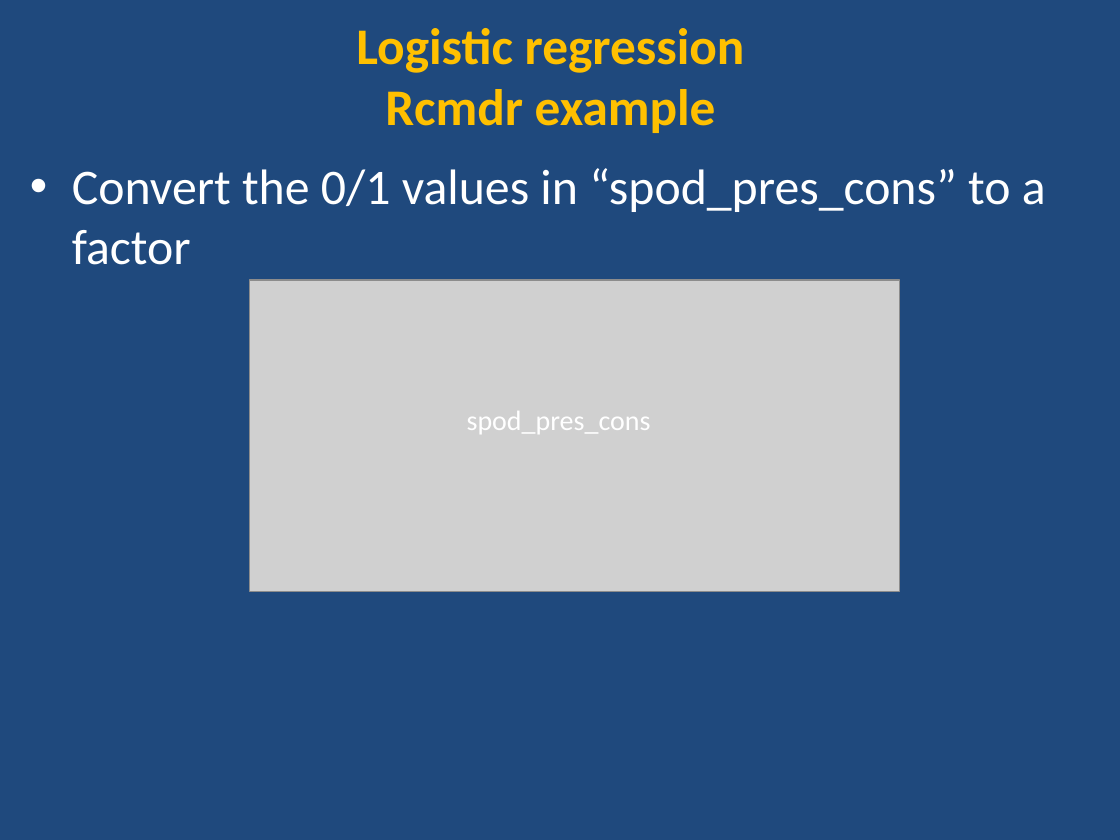
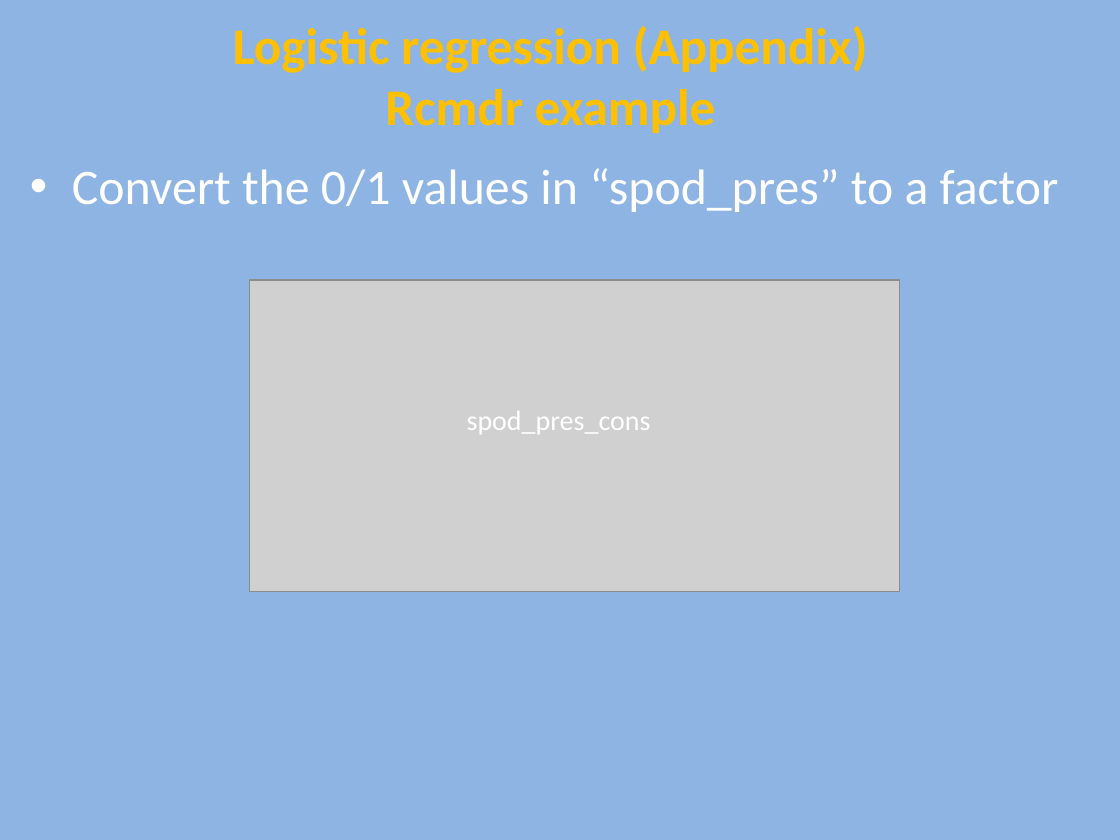
Before and after one commit to ncss-tech/stats_for_soil_survey, a slide deck: slide 25 of presentations/logistic_regression/Logistic.pptx (slide 12 before the commit). Drawn at 1120x840 pixels with LibreOffice and Linux fonts; fonts in the diff are those of the drawing; grey boxes stand for pictures. Boxes give left, top, right and bottom in pixels: in the first picture for what was removed or moved away, otherwise in the second. Text is boxed around its words. In the diff, an @@ line names an element or a change of style, - is before the commit and + after.

Commit message:
updates to logistic

```diff
--- a/presentations/logistic_regression/Logistic.pptx
+++ b/presentations/logistic_regression/Logistic.pptx
@@ background #1F497D to #8EB4E3 @@
@@ text at [233,26,868,133]: text changed @@
-Logistic regression
-Rcmdr example
+Logistic regression (Appendix)
+Rcmdr example
@@ text at [72,168,1059,212]: text changed @@
-• Convert the 0/1 values in “spod_pres_cons” to a factor
+• Convert the 0/1 values in “spod_pres” to a factor
```
Also in this commit, not shown: 16 other slides changed, 12 slides added, 1 other file.
